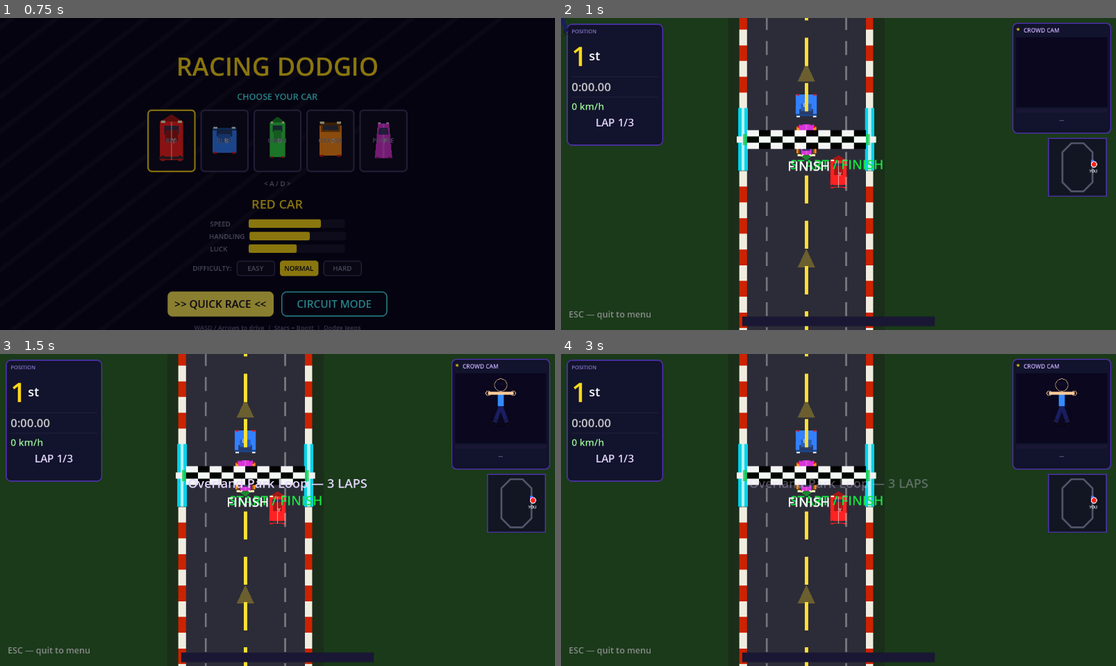
Above: before the commit, frames 1-4 (two rows, left to right).
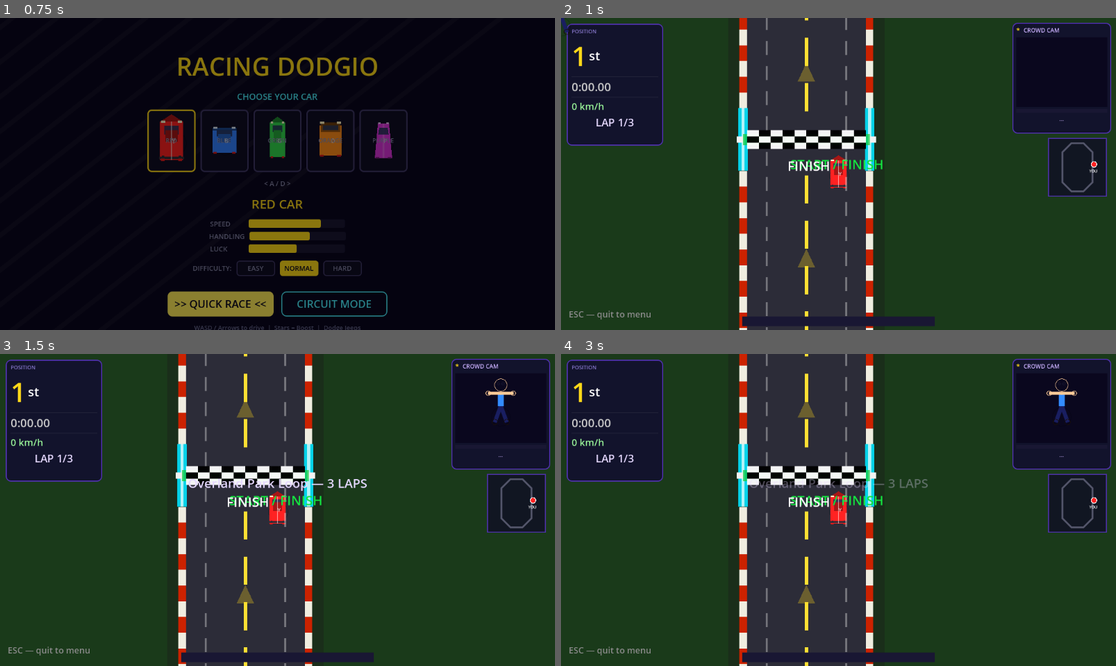
Above: after the commit, the same moments.

Repository: Carlos3652/racing-dodgio
Game: Godot game, scene res://main_menu.tscn
Same seed, same stepped clock (60 frames per second), same inputs: the game is played once before the commit and once after it. Sound files missing from this copy of the repository are replaced by a short silence.
Inputs:
- Up to frame 1 (0.75 s): click ">> QUICK RACE <<" at 0.5 s
- Up to frame 2 (1 s): no input
- Up to frame 3 (1.5 s): tap Enter (ui_accept) at 1.25 s; hold D (ui_right) from 1.28 s (still down)
- Up to frame 4 (3 s): tap Enter (ui_accept) at 1.52, 2, 2.27, 2.75 s; release D (ui_right) at 2.03 s; hold S (ui_down) 2.03-2.78 s; hold D (ui_right) from 2.78 s (still down)

Frame 1 is identical in both runs. In frame 2, 0.4% of the frame differs, in the area x 42-97%, y 24-47%; in frame 3, 0.4%; in frame 4, 0.4%.
Error after the commit: Parse Error: Cannot infer the type of "player_total" variable because the value doesn't have a set type. (res://ai_car.gd:147)

Commit message:
Add rubber-band AI catch-up/pullback to keep races tense
AI cars now track player progress and adjust speed: +25 catch-up bonus
when >10% behind, -15 pullback penalty when >10% ahead. Both values are
exported for easy tuning. race_manager sets player_ref on each AI car
before adding to scene.

Co-Authored-By: Claude Opus 4.6 <noreply@anthropic.com>

Diff:
--- a/ai_car.gd
+++ b/ai_car.gd
@@ -36,6 +36,11 @@
 var personality: Dictionary = {}
 var bump_radius_bonus: float = 0.0  # added to base bump_dist for "blocker" types
 var ai_boost_duration: float = 5.0  # can be shortened for "phantom"
+
+# Rubber-band catch-up / pullback
+@export var CATCHUP_BONUS: float = 25.0
+@export var PULLBACK_PENALTY: float = 15.0
+var player_ref: Node2D = null
 
 # "Mind of their own" fields
 var noise_speed: float = 0.0
@@ -130,6 +135,23 @@
 		speed = BOOST_SPEED
 	else:
 		var current_base = BASE_SPEED + speed_bonus
+
+		# Rubber-band catch-up / pullback
+		if player_ref != null and is_instance_valid(player_ref) and not player_ref.has_finished:
+			var curve_len := 0.0
+			if get_parent() is Path2D:
+				curve_len = (get_parent() as Path2D).curve.get_baked_length()
+			if curve_len > 0.0:
+				var total_track := curve_len * float(total_laps)
+				var threshold := total_track * 0.1
+				var player_total := float(player_ref.current_lap) * curve_len + player_ref.track_progress
+				var ai_total := get_total_progress()
+				var gap := player_total - ai_total
+				if gap > threshold:
+					current_base += CATCHUP_BONUS
+				elif gap < -threshold:
+					current_base -= PULLBACK_PENALTY
+
 		var current_max = min(MAX_SPEED + speed_bonus, SPEEDUP_CAP)
 		speed = clamp(current_base + noise_speed, MIN_SPEED, current_max)
 
--- a/race_manager.gd
+++ b/race_manager.gd
@@ -644,6 +644,7 @@
 		# Apply personality archetype
 		if AI_PERSONALITIES.has(ai_roster[i].name):
 			ai.personality = AI_PERSONALITIES[ai_roster[i].name].duplicate()
+		ai.player_ref = player
 		ai.finished.connect(_on_car_finished)
 		track_path.add_child(ai)
 		ai_cars.append(ai)
